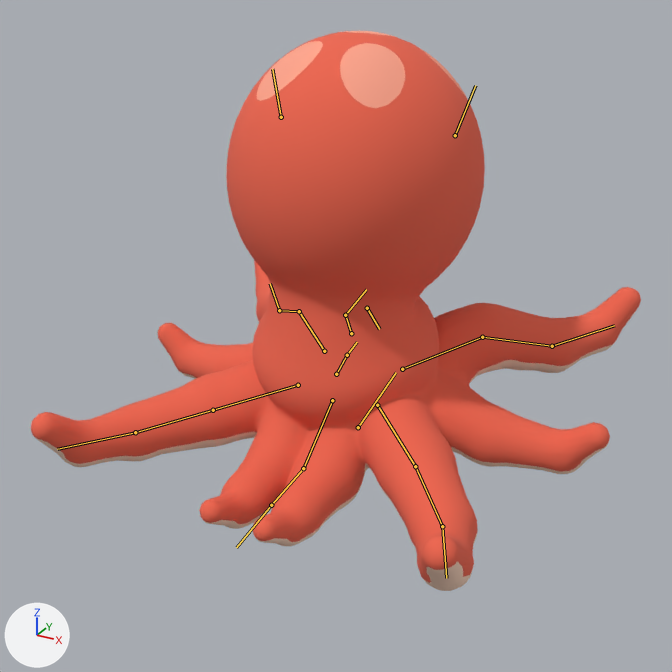
Before and after pictures for a commit that changed the glTF model art_sources/own/kraken_LOD0.glb.
Rendered twice from a 50 mm camera at (0.703, -1.375, 0.94) aimed at (0.013, -0.12, 0.313). The axes (+X, +Y, +Z) are drawn at lower left. The lights are the same throughout. The first picture is the older version. Both versions are drawn at frame 6 of the action 'attack'; the numbers are the values there. The bones that bend it are drawn over the model as lines.

In view in the first picture: 'kraken'.
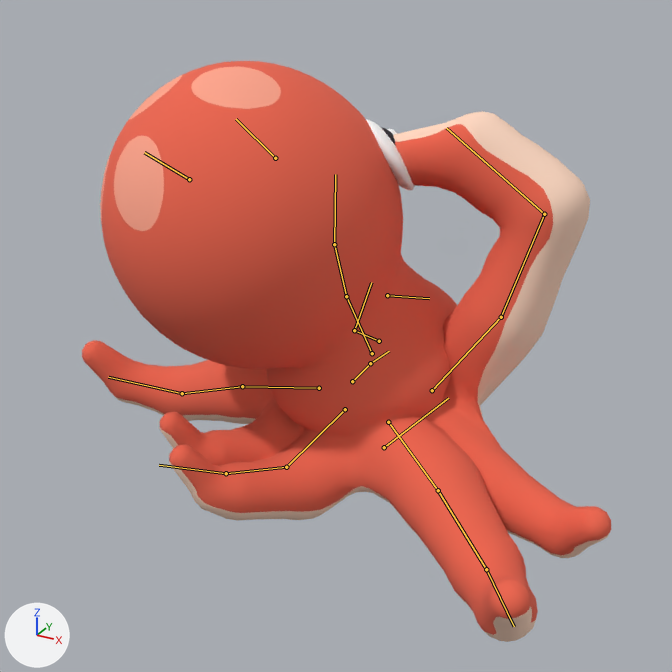
Location of each change, (x1, y1, x2, y2) in pixels of the pictures (672 x 672 px):
'kraken', posed (13% narrower): before (31, 31, 641, 591); after (82, 61, 611, 642)
bone 'root', root to tip: before (358, 427) to (396, 372); after (384, 447) to (448, 398)
bone 'chest', root to tip: before (347, 355) to (357, 342); after (370, 363) to (389, 351)
bone 'neck', root to tip: before (351, 333) to (345, 315); after (379, 341) to (354, 330)
bone 'head', root to tip: before (345, 315) to (366, 289); after (354, 330) to (371, 282)
bone 'fl_upper.L', root to tip: before (324, 351) to (299, 311); after (372, 353) to (346, 296)
bone 'fl_lower.L', root to tip: before (299, 311) to (279, 310); after (346, 296) to (334, 244)
bone 'fl_foot.L', root to tip: before (279, 310) to (270, 283); after (334, 244) to (335, 174)
bone 'fl_upper.R', root to tip: before (402, 369) to (482, 337); after (432, 390) to (501, 317)
bone 'fl_lower.R', root to tip: before (482, 337) to (552, 346); after (501, 317) to (544, 214)
bone 'fl_foot.R', root to tip: before (552, 346) to (614, 325); after (544, 214) to (446, 128)
bone 'tail1', root to tip: before (332, 400) to (303, 468); after (345, 409) to (286, 467)
bone 'tail2', root to tip: before (303, 468) to (271, 505); after (286, 467) to (226, 473)
bone 'tail3', root to tip: before (271, 505) to (236, 547); after (226, 473) to (159, 465)
bone 'hl_upper.L', root to tip: before (298, 385) to (213, 410); after (319, 388) to (242, 386)
bone 'hl_lower.L', root to tip: before (213, 410) to (135, 432); after (242, 386) to (182, 393)
bone 'hl_foot.L', root to tip: before (135, 432) to (57, 449); after (182, 393) to (108, 377)
bone 'hl_upper.R', root to tip: before (377, 405) to (415, 466); after (388, 422) to (438, 490)
bone 'hl_lower.R', root to tip: before (415, 466) to (442, 526); after (438, 490) to (486, 569)
bone 'hl_foot.R', root to tip: before (442, 526) to (446, 578); after (486, 569) to (514, 626)

The change, as a list of edits to the scene's bpy script:
```text
Change bone_root:
    where bone_root = bpy.data.objects['kraken_rig'].pose.bones['root']
    bone_root.location: (0.0, -0.011, 0.08) -> (0.066, -0.034, 0.068)
    bone_root.rotation_quaternion: (0.991, 0.133, 0.0, 0.0) -> (0.982, 0.103, -0.016, -0.155)  # degrees (15, 0, 0) -> degrees (12, 0, -18)
    bone_root.scale: (1.0, 1.0, 1.0) -> (1.07, 1.07, 1.07)
Change bone_chest:
    where bone_chest = bpy.data.objects['kraken_rig'].pose.bones['chest']  # child of 'hips'
    bone_chest.rotation_quaternion: (1.0, 0.0, 0.0, 0.0) -> (0.996, 0.052, -0.004, -0.077)  # degrees (0, 0, 0) -> degrees (6, 0, -9)
Change bone_neck:
    where bone_neck = bpy.data.objects['kraken_rig'].pose.bones['neck']  # child of 'chest'
    bone_neck.rotation_quaternion: (0.983, -0.183, 0.0, 0.0) -> (0.989, 0.077, 0.01, 0.129)  # degrees (-21, 0, 0) -> degrees (9, 0, 15)
Change bone_head:
    where bone_head = bpy.data.objects['kraken_rig'].pose.bones['head']  # child of 'neck'
    bone_head.rotation_quaternion: (0.999, -0.044, 0.0, 0.0) -> (0.993, 0.052, 0.005, 0.104)  # degrees (-5, 0, 0) -> degrees (6, 0, 12)
Change bone_fl_upper_l:
    where bone_fl_upper_l = bpy.data.objects['kraken_rig'].pose.bones['fl_upper.L']  # child of 'chest'
    bone_fl_upper_l.rotation_quaternion: (0.994, 0.111, 0.0, 0.0) -> (0.966, 0.154, 0.033, 0.204)  # degrees (13, 0, 0) -> degrees (18, 0, 24)
Change bone_fl_lower_l:
    where bone_fl_lower_l = bpy.data.objects['kraken_rig'].pose.bones['fl_lower.L']  # child of 'fl_upper.L'
    bone_fl_lower_l.rotation_quaternion: (0.98, -0.198, 0.0, 0.0) -> (0.994, 0.105, 0.0, 0.0)  # degrees (-23, 0, 0) -> degrees (12, 0, 0)
Change bone_fl_foot_l:
    where bone_fl_foot_l = bpy.data.objects['kraken_rig'].pose.bones['fl_foot.L']  # child of 'fl_lower.L'
    bone_fl_foot_l.rotation_quaternion: (0.996, -0.089, 0.0, 0.0) -> (1.0, 0.0, 0.0, 0.0)  # degrees (-10, 0, 0) -> degrees (0, 0, 0)
Change bone_fl_upper_r:
    where bone_fl_upper_r = bpy.data.objects['kraken_rig'].pose.bones['fl_upper.R']  # child of 'chest'
    bone_fl_upper_r.rotation_quaternion: (0.967, 0.193, 0.0, 0.0) -> (0.848, 0.465, -0.122, -0.221)  # degrees (23, 0, 0) -> degrees (58, 0, -29)
    bone_fl_upper_r.scale: (1.0, 1.0, 1.0) -> (1.0, 1.21, 1.0)
Change bone_fl_lower_r:
    where bone_fl_lower_r = bpy.data.objects['kraken_rig'].pose.bones['fl_lower.R']  # child of 'fl_upper.R'
    bone_fl_lower_r.rotation_quaternion: (0.975, -0.216, 0.0, 0.0) -> (0.965, 0.26, 0.0, 0.0)  # degrees (-25, 0, 0) -> degrees (30, 0, 0)
Change bone_fl_foot_r:
    where bone_fl_foot_r = bpy.data.objects['kraken_rig'].pose.bones['fl_foot.R']  # child of 'fl_lower.R'
    bone_fl_foot_r.rotation_quaternion: (0.991, -0.133, 0.0, 0.0) -> (0.95, 0.311, 0.0, 0.0)  # degrees (-15, 0, 0) -> degrees (36, 0, 0)
    bone_fl_foot_r.scale: (1.0, 1.0, 1.0) -> (1.32, 1.32, 1.32)
Change bone_tail1:
    where bone_tail1 = bpy.data.objects['kraken_rig'].pose.bones['tail1']  # child of 'hips'
    bone_tail1.rotation_quaternion: (1.0, 0.0, 0.0, 0.0) -> (0.997, -0.057, -0.003, 0.053)  # degrees (0, 0, 0) -> degrees (-7, 0, 6)
Change bone_tail2:
    where bone_tail2 = bpy.data.objects['kraken_rig'].pose.bones['tail2']  # child of 'tail1'
    bone_tail2.rotation_quaternion: (1.0, 0.0, 0.0, 0.0) -> (0.994, -0.07, -0.006, 0.079)  # degrees (0, 0, 0) -> degrees (-8, 0, 9)
Change bone_tail3:
    where bone_tail3 = bpy.data.objects['kraken_rig'].pose.bones['tail3']  # child of 'tail2'
    bone_tail3.rotation_quaternion: (1.0, 0.0, 0.0, 0.0) -> (0.991, -0.082, -0.009, 0.103)  # degrees (0, 0, 0) -> degrees (-9, 0, 12)
Change bone_hl_upper_l:
    where bone_hl_upper_l = bpy.data.objects['kraken_rig'].pose.bones['hl_upper.L']  # child of 'hips'
    bone_hl_upper_l.rotation_quaternion: (0.994, -0.111, 0.0, 0.0) -> (0.988, 0.0, 0.0, 0.157)  # degrees (-13, 0, 0) -> degrees (0, 0, 18)
Change bone_hl_lower_l:
    where bone_hl_lower_l = bpy.data.objects['kraken_rig'].pose.bones['hl_lower.L']  # child of 'hl_upper.L'
    bone_hl_lower_l.rotation_quaternion: (0.994, -0.111, 0.0, 0.0) -> (1.0, 0.0, 0.0, 0.0)  # degrees (-13, 0, 0) -> degrees (0, 0, 0)
Change bone_hl_foot_l:
    where bone_hl_foot_l = bpy.data.objects['kraken_rig'].pose.bones['hl_foot.L']  # child of 'hl_lower.L'
    bone_hl_foot_l.rotation_quaternion: (0.991, 0.133, 0.0, 0.0) -> (1.0, 0.0, 0.0, 0.0)  # degrees (15, 0, 0) -> degrees (0, 0, 0)
Change bone_hl_upper_r:
    where bone_hl_upper_r = bpy.data.objects['kraken_rig'].pose.bones['hl_upper.R']  # child of 'hips'
    bone_hl_upper_r.rotation_quaternion: (0.994, -0.111, 0.0, 0.0) -> (0.988, 0.0, 0.0, -0.157)  # degrees (-13, 0, 0) -> degrees (0, 0, -18)
Change bone_hl_lower_r:
    where bone_hl_lower_r = bpy.data.objects['kraken_rig'].pose.bones['hl_lower.R']  # child of 'hl_upper.R'
    bone_hl_lower_r.rotation_quaternion: (0.994, -0.111, 0.0, 0.0) -> (1.0, 0.0, 0.0, 0.0)  # degrees (-13, 0, 0) -> degrees (0, 0, 0)
Change bone_hl_foot_r:
    where bone_hl_foot_r = bpy.data.objects['kraken_rig'].pose.bones['hl_foot.R']  # child of 'hl_lower.R'
    bone_hl_foot_r.rotation_quaternion: (0.991, 0.133, 0.0, 0.0) -> (1.0, 0.0, 0.0, 0.0)  # degrees (15, 0, 0) -> degrees (0, 0, 0)
```
